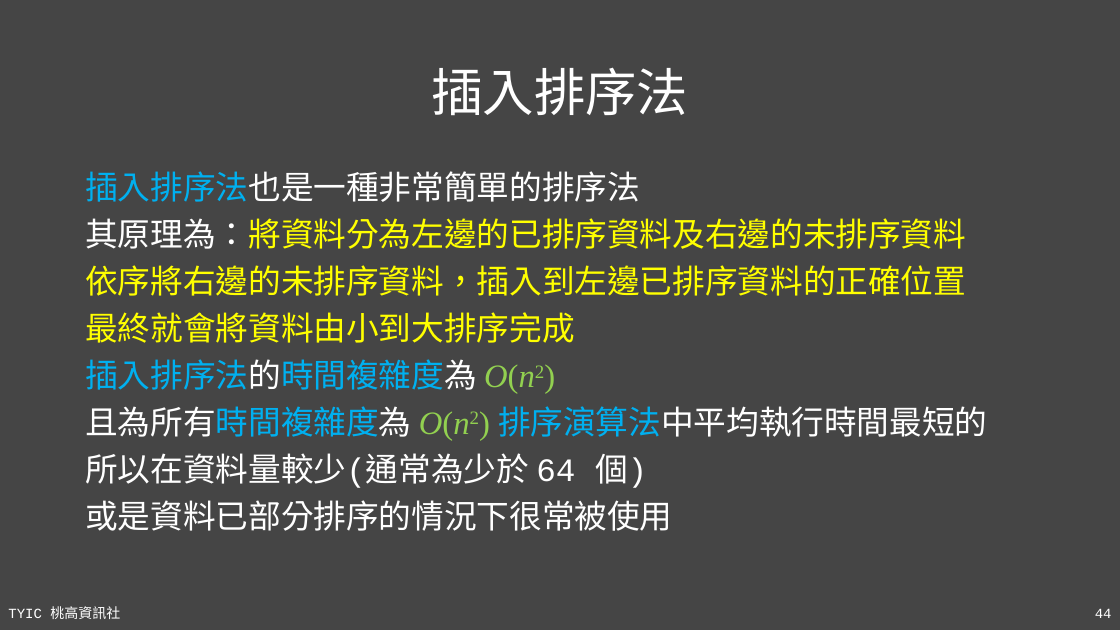
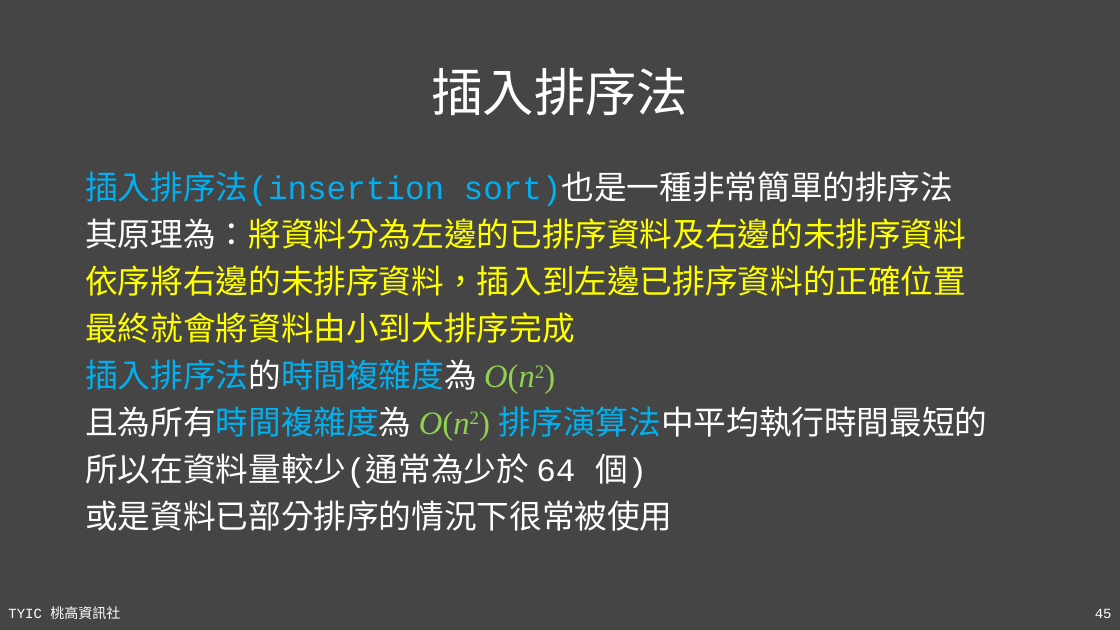
Before and after one commit to TYSHIC/slides, a slide deck: slide 45 of ppt/90_基礎資料結構與演算法.pptx (slide 44 before the commit). Drawn at 1120x630 pixels with LibreOffice and Linux fonts; fonts in the diff are those of the drawing. Boxes give left, top, right and bottom in pixels: in the first picture for what was removed or moved away, otherwise in the second. Text is boxed around its words. In the diff, an @@ line names an element or a change of style, - is before the commit and + after.

```diff
--- a/ppt/90_基礎資料結構與演算法.pptx
+++ b/ppt/90_基礎資料結構與演算法.pptx
@@ text at [85,171,953,206]: text changed; text colour #FFFFFF to #00B0F0 @@
-插入排序法也是一種非常簡單的排序法
+插入排序法(insertion sort)也是一種非常簡單的排序法
@@ page number at [1095,609,1112,618]: text changed @@
-44
+45
```
Also in this commit, not shown: 6 other slides changed, 1 slide added, 24 other files.
